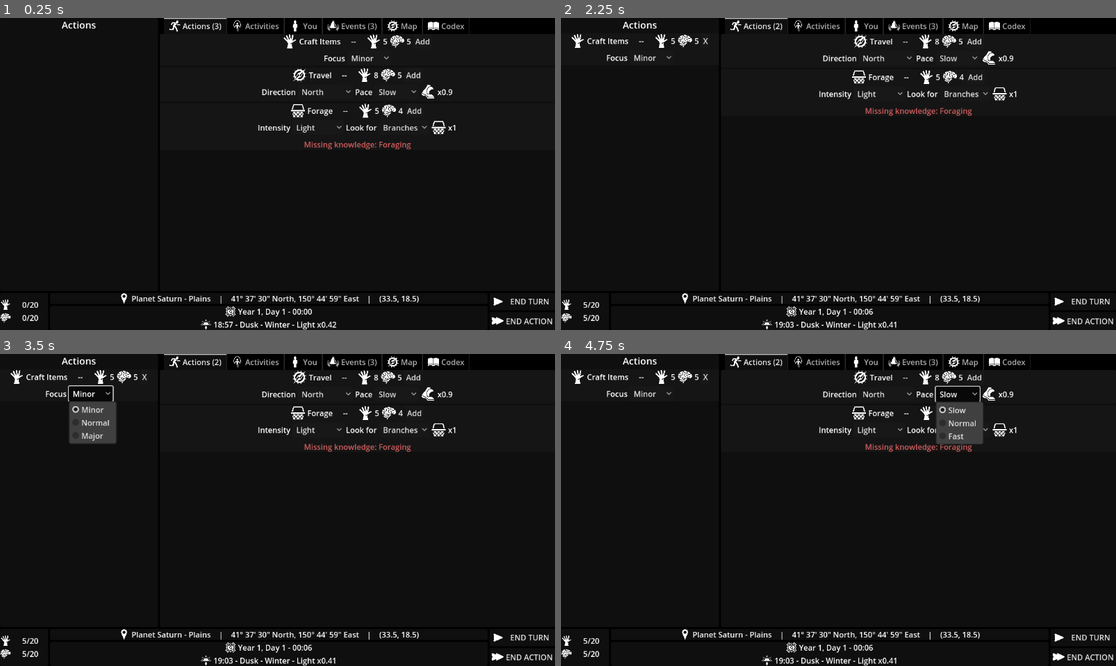
Above: before the commit, frames 1-4 (two rows, left to right).
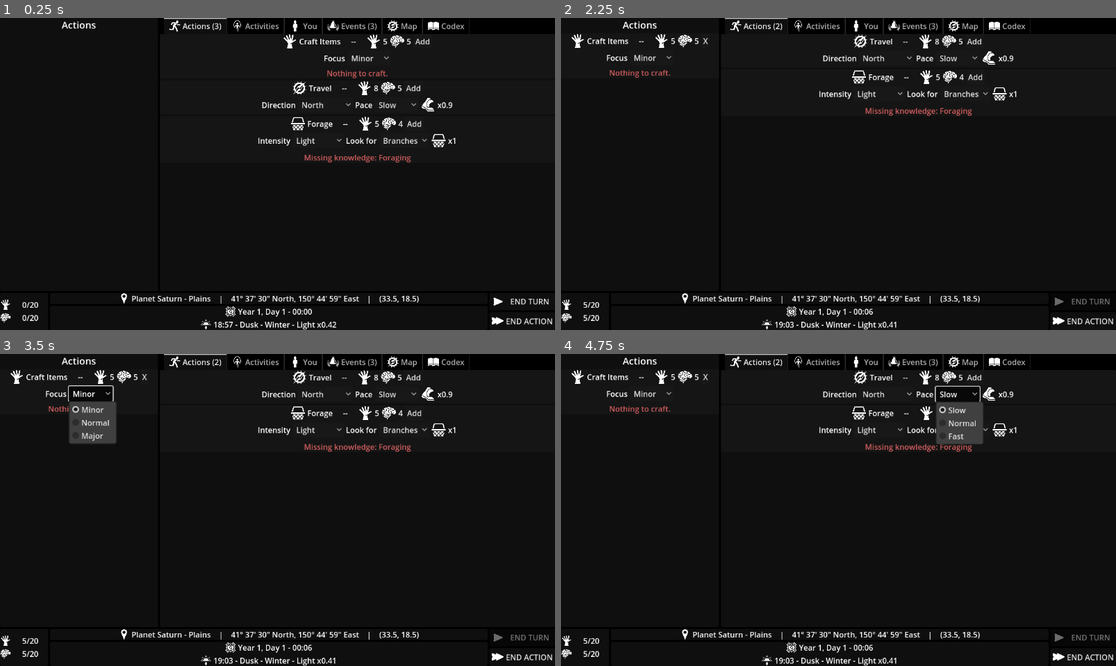
Above: after the commit, the same moments.

Repository: Turnovus/Space-Adventure-RPG
Game: Godot game, scene res://main.tscn
Two runs of this game, one before a commit and one after it. Both use one fixed random seed, a clock stepped at 60 frames per second and the inputs below.
Inputs:
- Up to frame 1 (0.25 s): no input
- Up to frame 2 (2.25 s): click "END TURN" at 0.5 s; click "END ACTION" at 1.25 s; click "Add" at 2 s
- Up to frame 3 (3.5 s): click "Minor" at 2.75 s
- Up to frame 4 (4.75 s): click "North" at 3.5 s; click "Slow" at 4.25 s

The runs differ from the first frame. In frame 1, 2.7% of the frame differs, in the area x 46-83%, y 16-47%; in frame 2, 0.2%; in frame 3, 0.1%; in frame 4, 0.2%.

Commit message:
Craftable item in inventory validation

Diff:
--- a/Alpha/galaxy/entities/misc/agent/actions/components/craft_validator/craft_validator.gd
+++ b/Alpha/galaxy/entities/misc/agent/actions/components/craft_validator/craft_validator.gd
@@ -1,2 +1,34 @@
 class_name ActionComponentCraftValidator
 extends ActionComponent
+
+
+var player : Agent
+
+
+func _ready() -> void:
+	player = await  ReferenceSingleton.get_player()
+	player.inventory.contents_modified.connect(_on_player_inventory_changed)
+
+
+func build_view_component() -> Control:
+	view = Label.new()
+	view.set("theme_override_colors/font_color", GameColorUtil.COLOR_BAD_READABLE)
+	_on_player_inventory_changed()
+	return view
+
+
+func action_possible(agent : Agent) -> bool:
+	return _anything_to_craft(agent)
+
+
+func _anything_to_craft(agent : Agent) -> bool:
+	return len(get_parent().get_unfinished_items(agent)) > 0
+
+
+func _on_player_inventory_changed():
+	if not _anything_to_craft(player):
+		view.text = "Nothing to craft."
+		view.show()
+		return
+
+	view.hide()
--- a/Alpha/galaxy/entities/misc/agent/actions/craft_items.gd
+++ b/Alpha/galaxy/entities/misc/agent/actions/craft_items.gd
@@ -1,7 +1,7 @@
 extends Action
 
 
-func _get_unfinished_items(agent : Agent) -> Array[UnfinishedItem]:
+func get_unfinished_items(agent : Agent) -> Array[UnfinishedItem]:
 	var items : Array[UnfinishedItem] = []
 	for item : Item in agent.inventory.get_all_contents():
 		var unfinished : UnfinishedItem = item as UnfinishedItem
--- a/Alpha/galaxy/entities/misc/agent/actions/craft_items.tscn
+++ b/Alpha/galaxy/entities/misc/agent/actions/craft_items.tscn
@@ -6,6 +6,7 @@
 [ext_resource type="PackedScene" uid="uid://b4ofidd204ujl" path="res://actions/components/options/view/action_option_view.tscn" id="4_m3ssq"]
 [ext_resource type="Script" path="res://actions/components/options/action_option.gd" id="5_obc23"]
 [ext_resource type="Script" path="res://actions/components/point_cost/action_point_cost_fraction.gd" id="6_1a5er"]
+[ext_resource type="Script" path="res://galaxy/entities/misc/agent/actions/components/craft_validator/craft_validator.gd" id="7_k3ffv"]
 
 [node name="CraftItems" type="Node"]
 script = ExtResource("1_osasx")
@@ -43,3 +44,7 @@
 script = ExtResource("6_1a5er")
 physical_points_percent = 0.75
 mental_points_percent = 0.75
+
+[node name="ActionComponentCraftValidator" type="Node" parent="."]
+script = ExtResource("7_k3ffv")
+view_component_rank = 1
--- a/Alpha/interface/main_interface_components/action_listing/action_listing.gd
+++ b/Alpha/interface/main_interface_components/action_listing/action_listing.gd
@@ -86,7 +86,8 @@
 				flow = ranks[component.view_component_rank]
 
 			flow.add_child(view)
-			view.set_component(component, player)
+			if view.has_method("set_component"):
+				view.set_component(component, player)
 			if view.has_signal("dirty_listing"):
 				view.connect("dirty_listing", _on_dirty_listing)
 
--- a/Alpha/project.godot
+++ b/Alpha/project.godot
@@ -39,6 +39,7 @@
 "res://galaxy/entities/celestial/planet/site/actions/": "orange",
 "res://galaxy/entities/misc/agent/actions/": "orange",
 "res://galaxy/entities/misc/agent/actions/components/": "red",
+"res://galaxy/entities/misc/agent/actions/components/craft_validator/view/": "green",
 "res://galaxy/entities/misc/agent/components/": "red",
 "res://galaxy/entities/misc/agent/components/stats/stats/": "gray",
 "res://interface/": "green",
Not shown: 1 places in Alpha/galaxy/entities/misc/agent/actions/craft_items.tscn that only renumber resources
